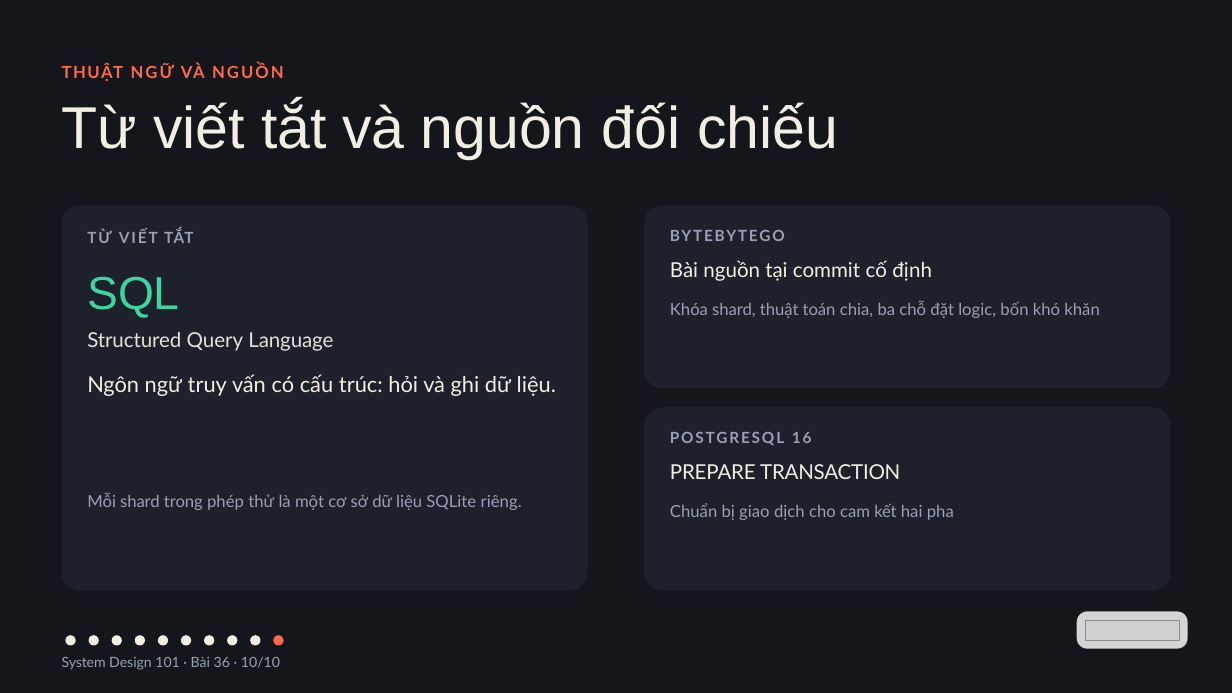
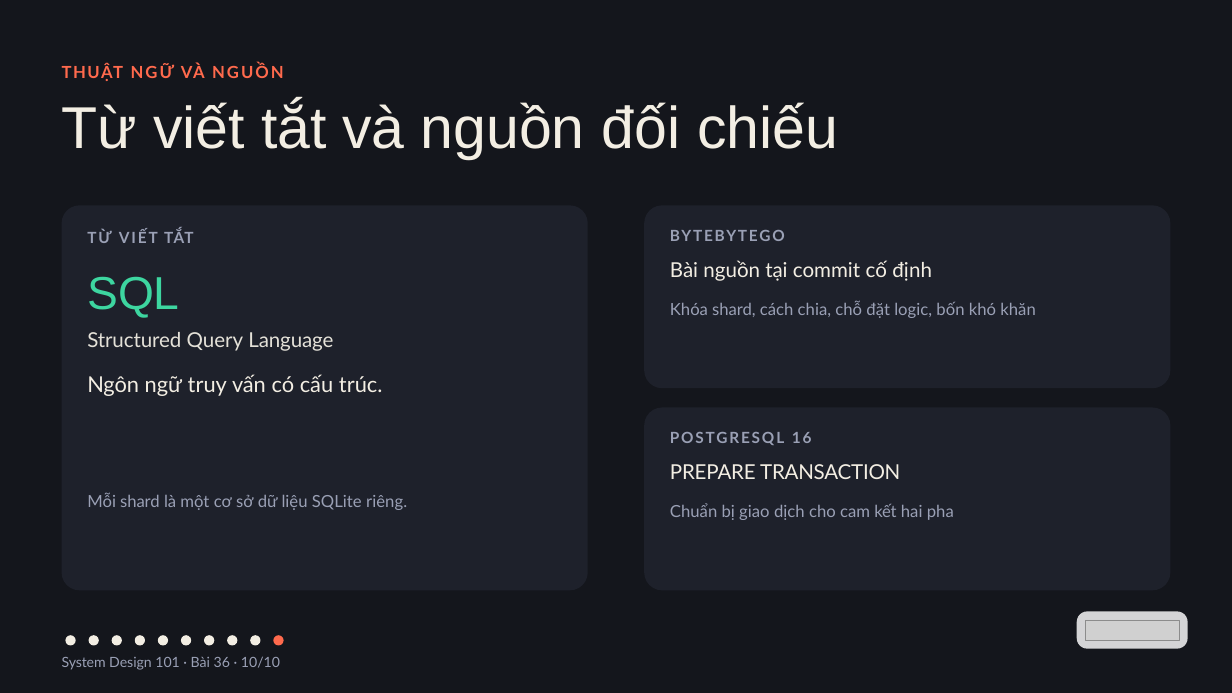
Before and after one commit to vohoailinh90/tool-marketing-studio, a slide deck: slide 10 of system-design-101/vi/lessons/sd-04-036/slides/sd-04-036.pptx. Drawn at 1232x693 pixels with LibreOffice and Linux fonts; fonts in the diff are those of the drawing; grey boxes stand for pictures. Boxes give left, top, right and bottom in pixels: in the first picture for what was removed or moved away, otherwise in the second. Text is boxed around its words. In the diff, an @@ line names an element or a change of style, - is before the commit and + after.

```diff
--- a/system-design-101/vi/lessons/sd-04-036/slides/sd-04-036.pptx
+++ b/system-design-101/vi/lessons/sd-04-036/slides/sd-04-036.pptx
@@ text at [670, 301, 1035, 318]: text changed @@
-Khóa shard, thuật toán chia, ba chỗ đặt logic, bốn khó khăn
+Khóa shard, cách chia, chỗ đặt logic, bốn khó khăn
@@ text at [87, 374, 383, 396]: text changed @@
-Ngôn ngữ truy vấn có cấu trúc: hỏi và ghi dữ liệu.
+Ngôn ngữ truy vấn có cấu trúc.
@@ text at [87, 493, 407, 510]: text changed @@
-Mỗi shard trong phép thử là một cơ sở dữ liệu SQLite riêng.
+Mỗi shard là một cơ sở dữ liệu SQLite riêng.
```
Also in this commit, not shown: 7 other slides changed.
